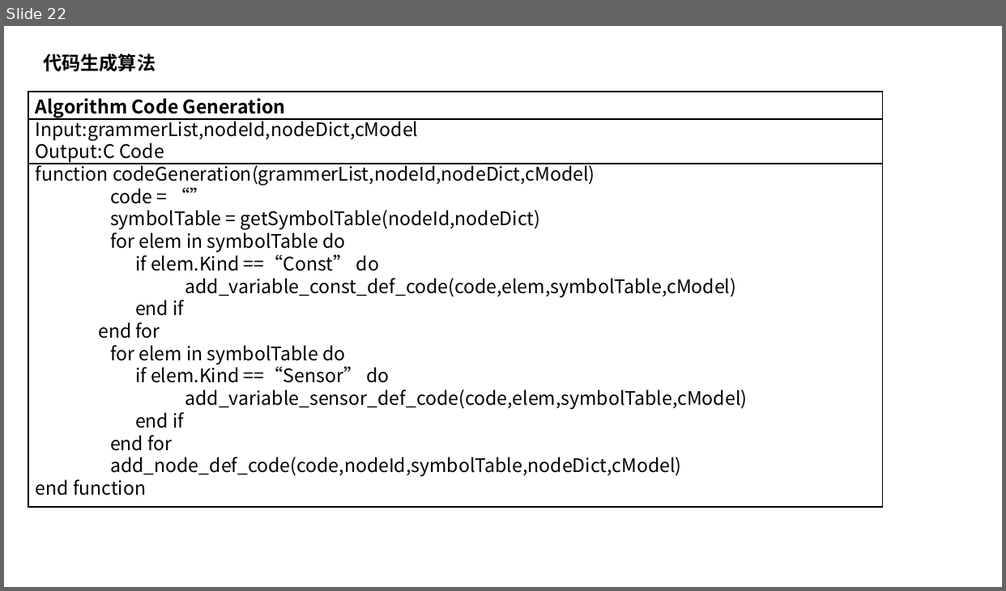
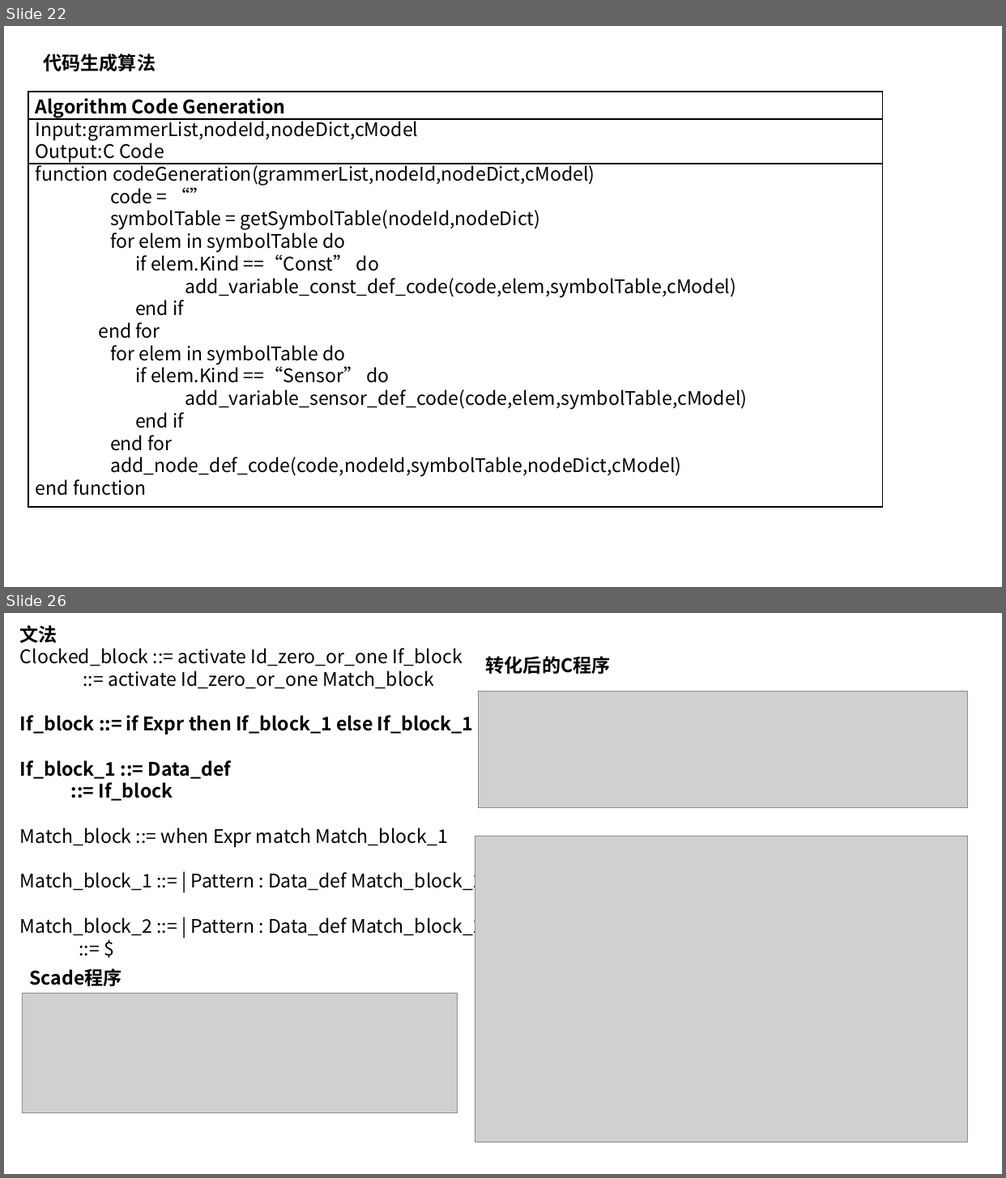
Before and after one commit to 6kuai300gmbzhc/SCADE2C, a slide deck: docs/scade.pptx. Shown one above the other, each under a label of ours: slide 22 before the commit, slides 22 and 26 after it; the slides between them are not shown. The pictures are 1006x591 and 1006x1178 pixels, drawn with LibreOffice and Linux fonts; fonts in the diff are those of the drawing; grey boxes stand for pictures. Boxes give left, top, right and bottom in pixels: in the first picture for what was removed or moved away, otherwise in the second. Text is boxed around its words. In the diff, an @@ line names an element or a change of style, - is before the commit and + after.

```diff
--- a/docs/scade.pptx
+++ b/docs/scade.pptx
@@ slide 26 added at [4, 613, 1002, 1174], background #FFFFFF @@
@@ text added at [20, 625, 57, 643], 18 pt, text #000000, bold @@
+文法
@@ text added at [20, 648, 484, 937], 18 pt, text #000000 @@
+Clocked_block ::= activate Id_zero_or_one If_block
+::= activate Id_zero_or_one Match_block
+If_block ::= if Expr then If_block_1 else If_block_1
+If_block_1 ::= Data_def
+::= If_block
+Match_block ::= when Expr match Match_block_1
+Match_block_1 ::= | Pattern : Data_def Match_block_2
+Match_block_2 ::= | Pattern : Data_def Match_block_2
+::= $
@@ text added at [486, 656, 611, 674], 18 pt, text #000000, bold @@
+转化后的C程序
@@ picture added at [479, 691, 968, 807] @@
@@ picture added at [475, 836, 967, 1143] @@
@@ text added at [29, 969, 121, 986], 18 pt, text #000000, bold @@
+Scade程序
@@ picture added at [22, 994, 458, 1112] @@
```
Also in this commit, not shown: 4 other slides added, 10 other files.
